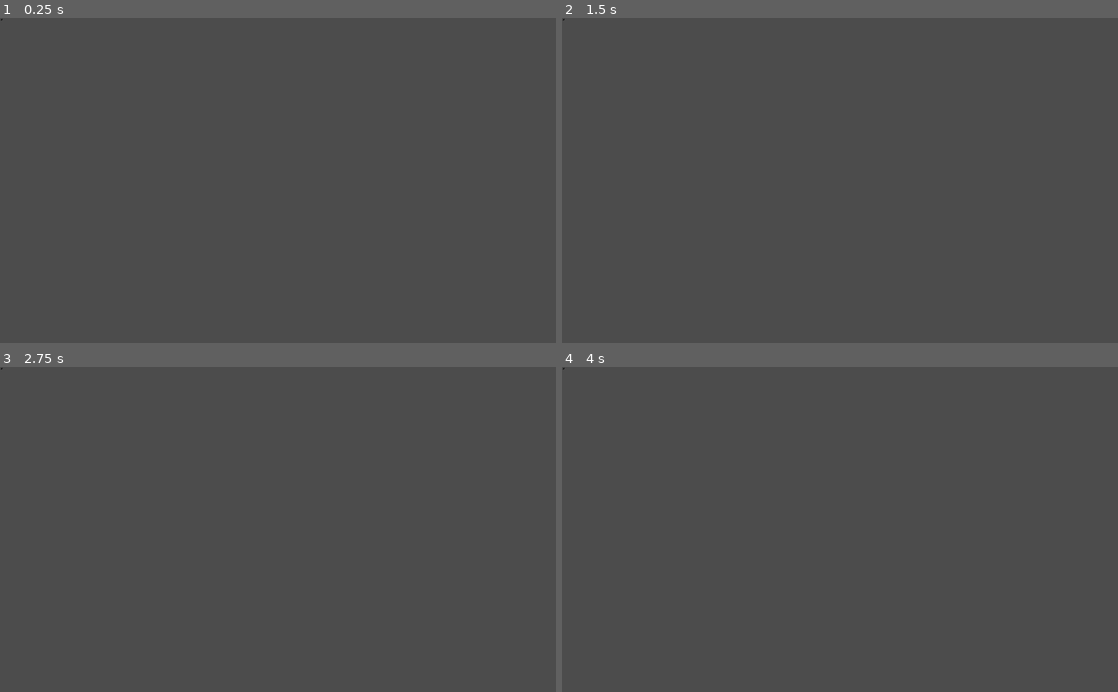
Above: before the commit, frames 1-4 (two rows, left to right).
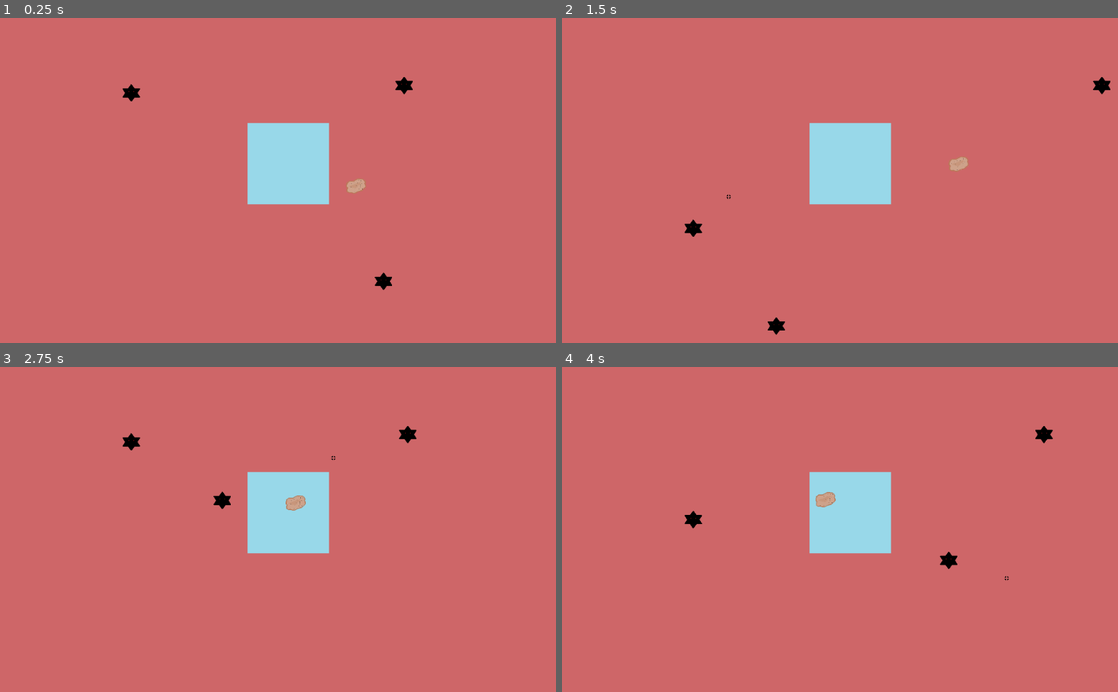
Above: after the commit, the same moments.

Repository: truongaaron/IB2D
Game: Godot game, scene res://Main.tscn
Same seed, same stepped clock (60 frames per second), same inputs: the game is played once before the commit and once after it. Before the commit the project starts from res://ClickIndicator.tscn.
Inputs (mouse positions are in pixels of both pictures, inside the frame that each line leads up to):
- Up to frame 1 (0.25 s): no input
- Up to frame 2 (1.5 s): move the mouse to (962, 164) at 0.52 s; click (962, 164) at 0.6 s; move the mouse to (728, 196) at 1.27 s; click (728, 196) at 1.35 s
- Up to frame 3 (2.75 s): move the mouse to (333, 458) at 2.02 s; click (333, 458) at 2.1 s
- Up to frame 4 (4 s): move the mouse to (812, 594) at 2.77 s; click (812, 594) at 2.85 s; move the mouse to (1006, 578) at 3.52 s; click (1006, 578) at 3.6 s

The runs differ from the first frame. In frame 1, 100% of the frame differs, in the area x 0-100%, y 0-100%; in frame 2, 100%; in frame 3, 100%; in frame 4, 100%.

Commit message:
movement fixed to be more slippery

Diff:
--- a/IceBaneling2D/EnemyCircle.gd
+++ b/IceBaneling2D/EnemyCircle.gd
@@ -3,20 +3,22 @@
 #export var speed = 3
 export var width = 200
 export var height = 200
-
+export var frequency = 0.5
+var initial_x = 0
+var initial_y = 0
 var timeCounter = 0
 
+func _ready():
+	initial_x = position.x
+	initial_y = position.y
+
 func _process(delta):
-	print(delta)
+
 	timeCounter += (delta*3) # Speed is hardcoded here
 							 # I Don't know why the global speed variable doesn't work
 
-	var x = cos(timeCounter)
-	var y = sin(timeCounter)
+	var x =cos(frequency*timeCounter)
+	var y = sin(frequency*timeCounter)
 
-	print(x)
-	print(" ")
-	print(y)
-
-	position.x = (x * width)
-	position.y = (y * height)
+	position.x = initial_x+ (x * width)
+	position.y = initial_y+(y * height)
--- a/IceBaneling2D/Main.tscn
+++ b/IceBaneling2D/Main.tscn
@@ -41,6 +41,7 @@
 position = Vector2( 656.355, 310.134 )
 scale = Vector2( 0.7, 0.7 )
 script = ExtResource( 4 )
+default_friction = 0.1
 
 [node name="potato" type="Sprite" parent="Potato"]
 position = Vector2( 0.271088, -0.318214 )
--- a/IceBaneling2D/Player.gd
+++ b/IceBaneling2D/Player.gd
@@ -6,16 +6,17 @@
 var maxspeed = 4
 var maxforce = .1
 
+export var default_friction = 0.5
+export var ice_friction = 0.01
 
 var destination = Vector2()
 var on_ice_destination = Vector2()
 
 var gap = Vector2()
-var speed = null
+export var speed = 200
 var on_ice = false
 
 func _ready():
-	speed = 100
 	destination = Vector2(position.x, position.y)
 
 func _input(event):
@@ -25,27 +26,45 @@
 		update()
 
 func _process(delta):
-	if on_ice and position != on_ice_destination:
-		gap = Vector2(on_ice_destination.x - position.x, on_ice_destination.y - position.y)
-		move_and_slide(gap.normalized() * speed)
-		if gap.abs() < Vector2(1,1):
-			set_position(on_ice_destination)
-	if on_ice_destination == position:
-		move_and_slide(gap*0)
+	var old_way = false
+	if old_way:
+		if on_ice and position != on_ice_destination:
+			gap = Vector2(on_ice_destination.x - position.x, on_ice_destination.y - position.y)
+			move_and_slide(gap.normalized() * speed)
+			if gap.abs() < Vector2(1,1):
+				set_position(on_ice_destination)
+		if on_ice_destination == position:
+			move_and_slide(gap*0)
 
-	if position != destination:
+		if position != destination:
+			gap = Vector2(destination.x - position.x, destination.y - position.y)
+			move_and_slide(gap.normalized() * speed)
+			if gap.abs() < Vector2(1,1):
+				set_position(destination)
+		if destination == position:
+			move_and_slide(gap*0)
+	else:
+
 		gap = Vector2(destination.x - position.x, destination.y - position.y)
-		move_and_slide(gap.normalized() * speed)
-		if gap.abs() < Vector2(1,1):
-			set_position(destination)
-	if destination == position:
-		move_and_slide(gap*0)
+		var direction = gap.normalized()
+		if gap.length() < 1:
+			direction = gap
+		var desired_velocity = direction*speed
+		var friction = default_friction
+		if on_ice:
+			friction = ice_friction
+
+		velocity = friction*desired_velocity + (1-friction)*velocity
+
+		move_and_slide(velocity)
+
 
 func update():
-	velocity += acceleration
-	limit(maxspeed, velocity)
-	location += velocity
-	acceleration *= 0
+	#velocity += acceleration
+	#limit(maxspeed, velocity)
+	#location += velocity
+	#acceleration *= 0
+	pass
 
 func applyForce(force):
 	acceleration += force
--- a/IceBaneling2D/project.godot
+++ b/IceBaneling2D/project.godot
@@ -16,7 +16,7 @@
 [application]
 
 config/name="IceBaneling2D"
-run/main_scene="res://ClickIndicator.tscn"
+run/main_scene="res://Main.tscn"
 config/icon="res://icon.png"
 
 [editor_plugins]
